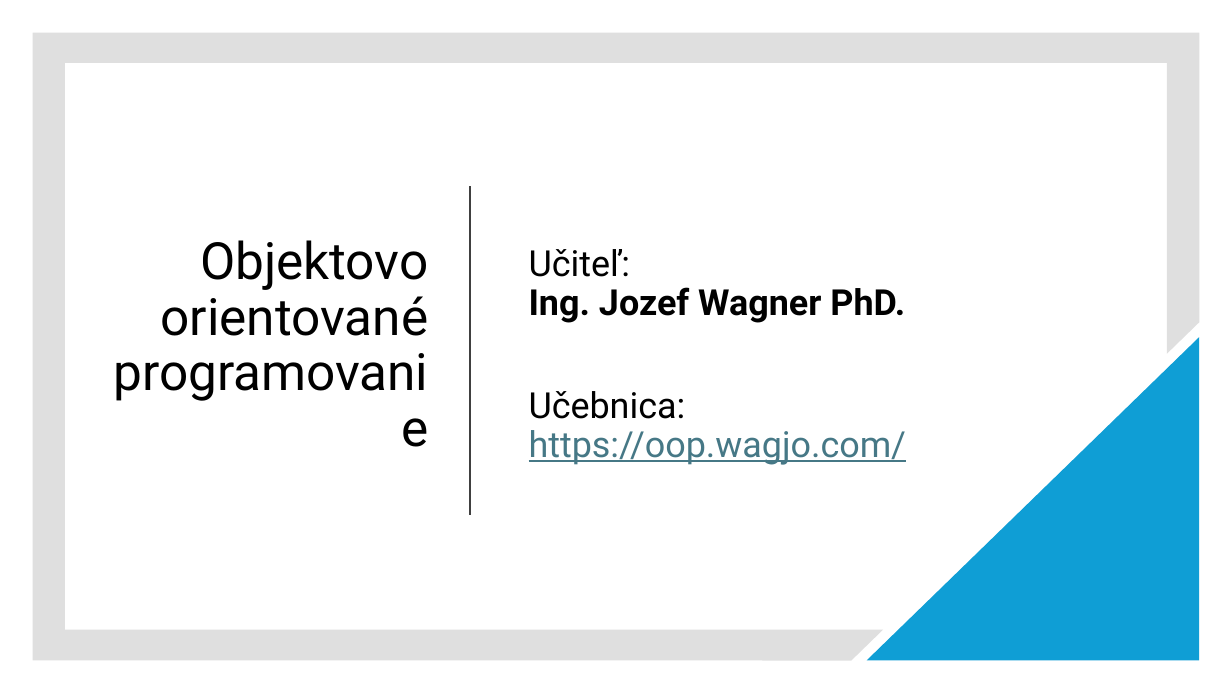
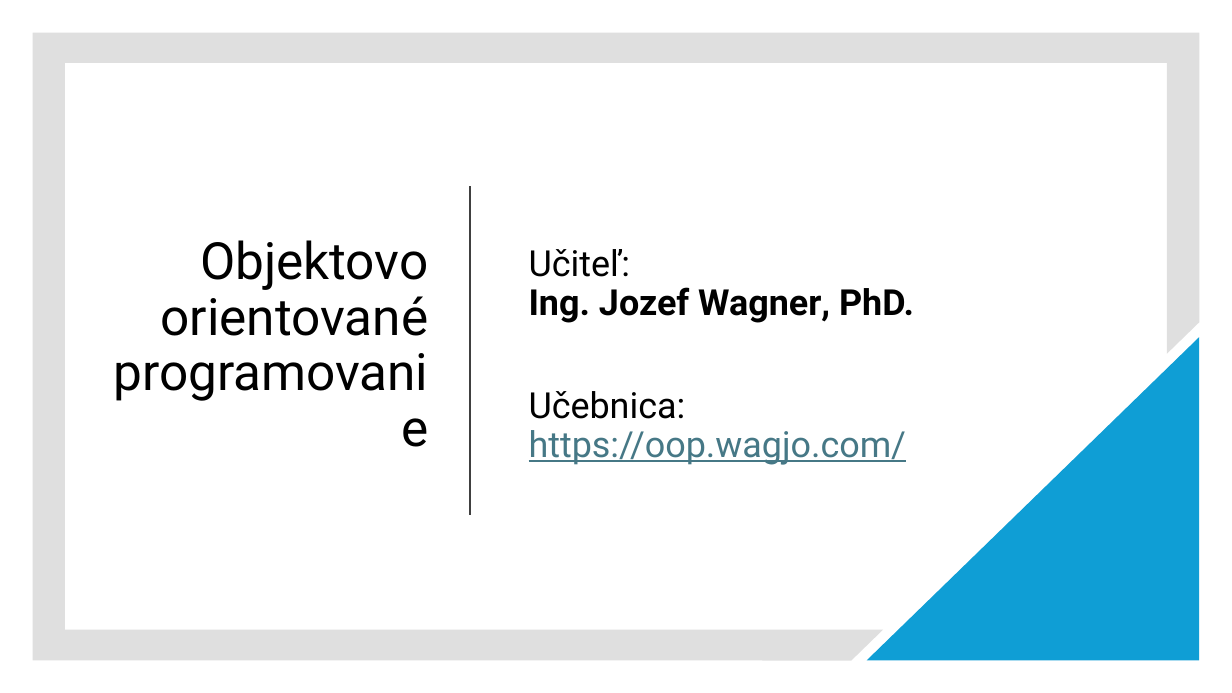
Before and after one commit to wagjo/oop, a slide deck: slide 1 of prezentacie/t20w.pptx. Drawn at 1232x693 pixels with LibreOffice and Linux fonts; fonts in the diff are those of the drawing. Boxes give left, top, right and bottom in pixels: in the first picture for what was removed or moved away, otherwise in the second. Text is boxed around its words. In the diff, an @@ line names an element or a change of style, - is before the commit and + after.

```diff
--- a/prezentacie/t20w.pptx
+++ b/prezentacie/t20w.pptx
@@ text at [529,249,914,323]: text changed @@
-Učiteľ:
-Ing. Jozef Wagner PhD.
+Učiteľ:
+Ing. Jozef Wagner, PhD.
```
Also in this commit, not shown: 5 other files.
